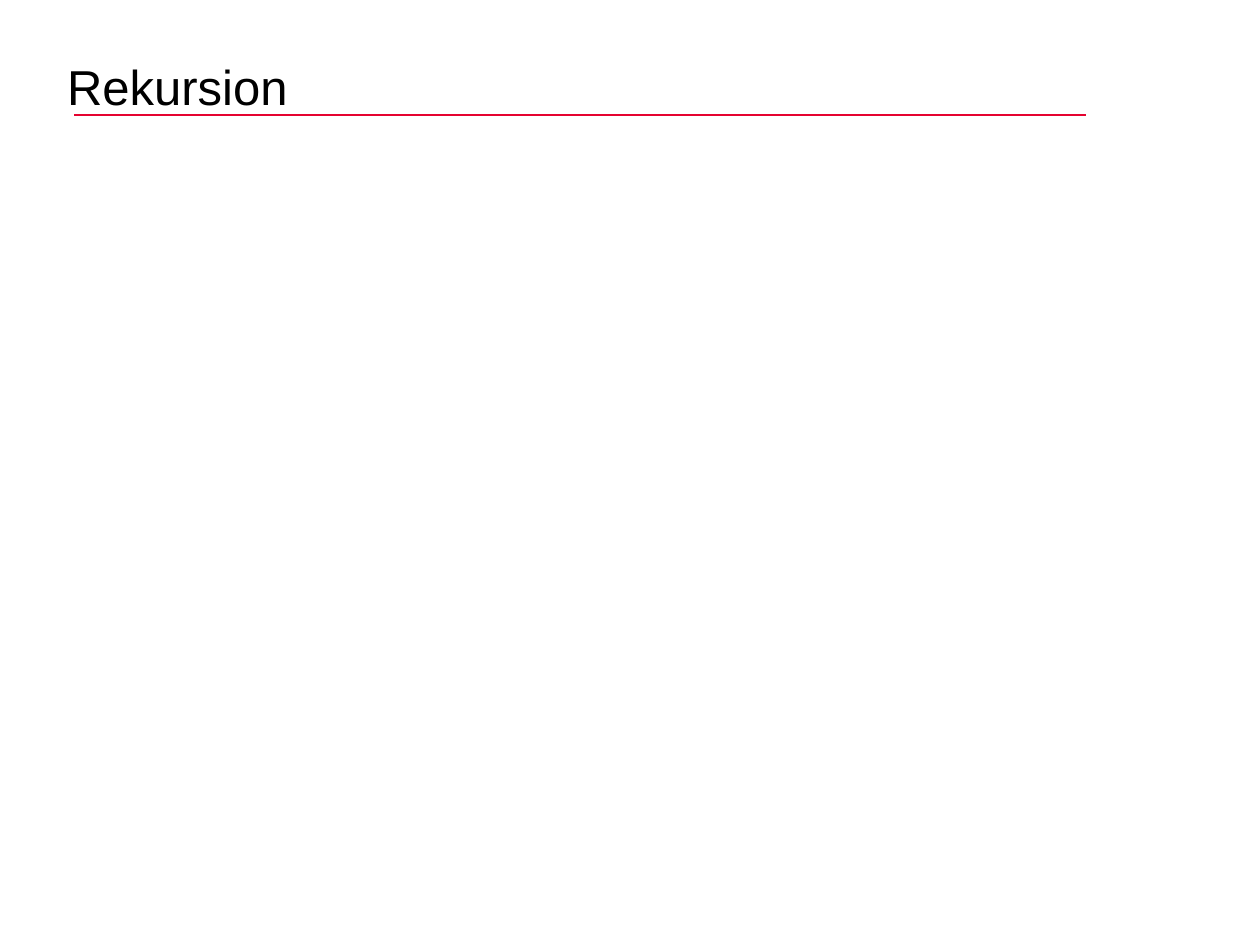
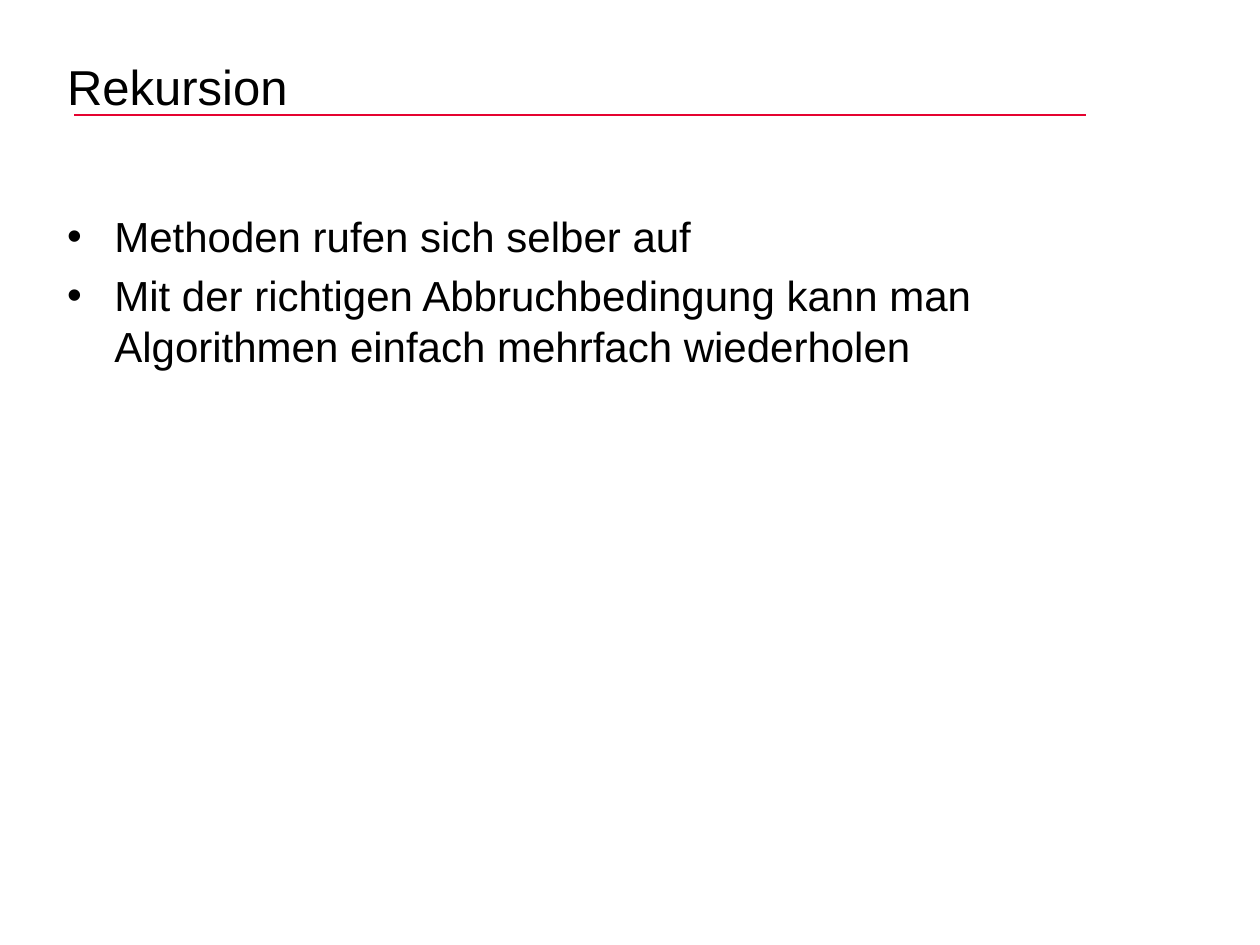
Before and after one commit to JonathanGunt/In-Place-Algorithmus, a slide deck: slide 38 of Präsentation/Quicksort.pptx. Drawn at 1260x945 pixels with LibreOffice and Linux fonts; fonts in the diff are those of the drawing; background and template pictures are left out. Boxes give left, top, right and bottom in pixels: in the first picture for what was removed or moved away, otherwise in the second. Text is boxed around its words. In the diff, an @@ line names an element or a change of style, - is before the commit and + after.

Commit message:
Code erklärung und Rekursion bearbeitet

```diff
--- a/Präsentation/Quicksort.pptx
+++ b/Präsentation/Quicksort.pptx
@@ text added at bbox=[114, 221, 971, 370], 24 pt, text #000000 @@
+• Methoden rufen sich selber auf
+• Mit der richtigen Abbruchbedingung kann man Algorithmen einfach mehrfach wiederholen
```
Also in this commit, not shown: 1 other slide changed, 3 other files.
